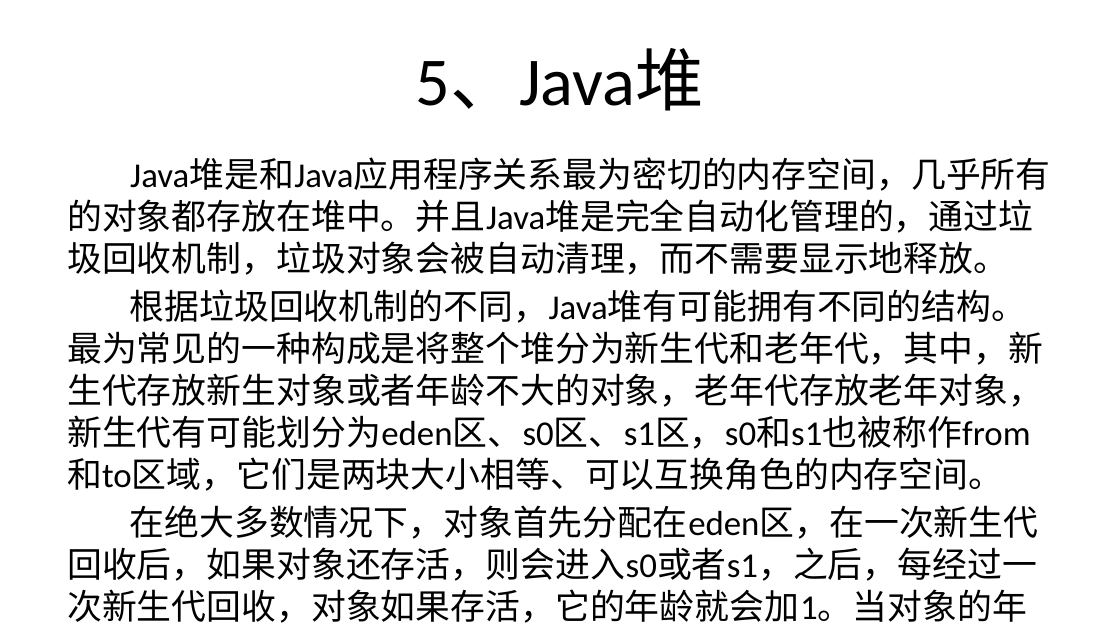
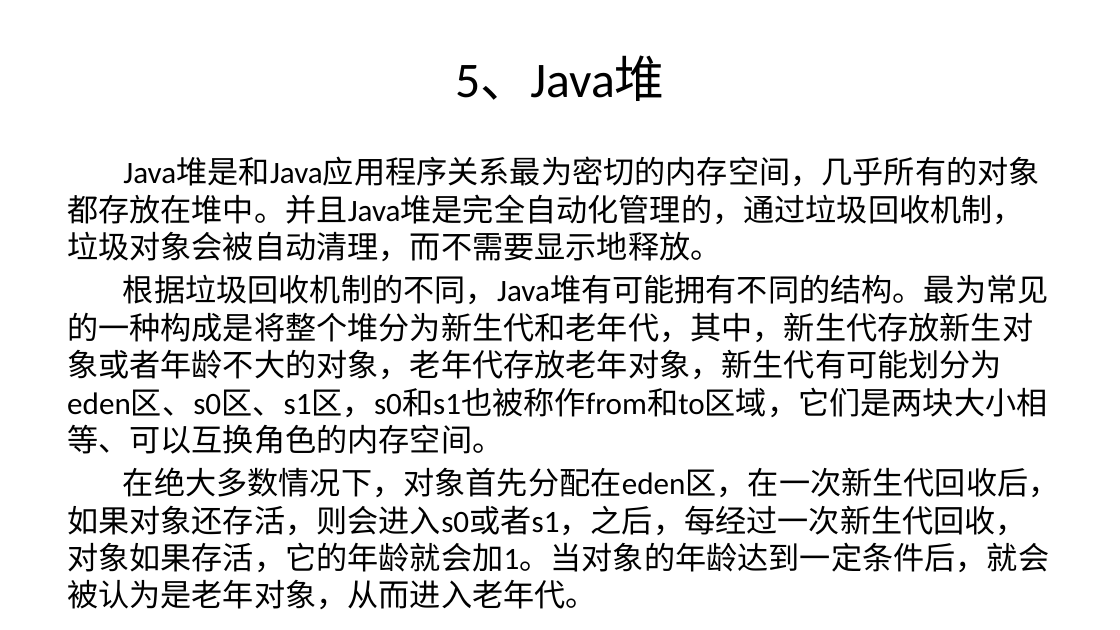
Before and after one commit to ppk5457/bestpay_repository, a slide deck: slide 12 of 培训课件/Java部分/JVM.pptx. Drawn at 1120x630 pixels with LibreOffice and Linux fonts; fonts in the diff are those of the drawing; background and template pictures are left out. Boxes give left, top, right and bottom in pixels: in the first picture for what was removed or moved away, otherwise in the second. Text is boxed around its words. In the diff, an @@ line names an element or a change of style, - is before the commit and + after.

```diff
--- a/培训课件/Java部分/JVM.pptx
+++ b/培训课件/Java部分/JVM.pptx
@@ title "5、Java堆" at box(455, 56, 664, 101): size 44 to 32 pt @@
@@ text "Java堆是和Java应用程序关系最为密切的内存空间，几乎所有的对象都存放在堆中。并且Java堆是完全自动化管理的，通过 ..." at box(67, 157, 1059, 609): size 22.4 to 20 pt @@
```
Also in this commit, not shown: 25 other slides changed.
